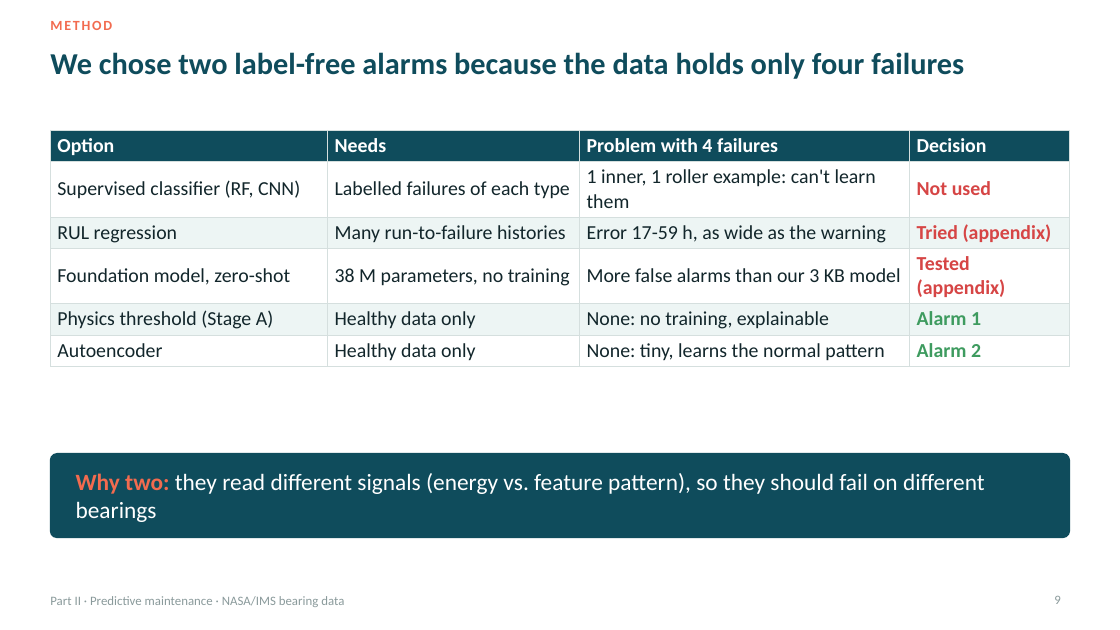
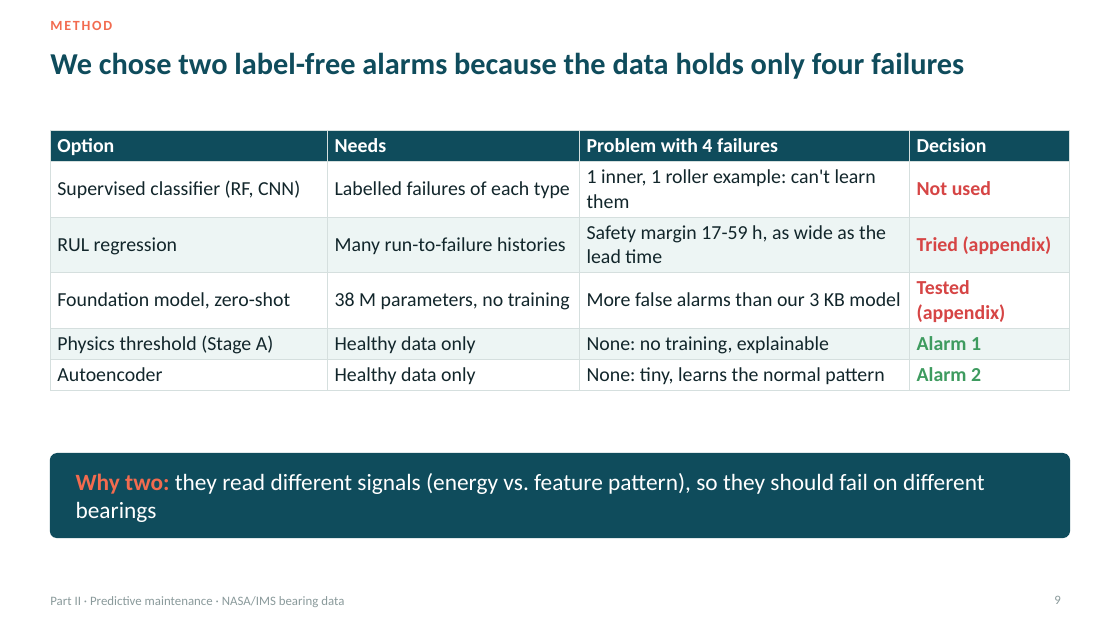
Before and after one commit to Adrian-Jotham/AISmartFactory, a slide deck: slide 9 of final.pptx. Drawn at 1120x630 pixels with LibreOffice and Linux fonts; fonts in the diff are those of the drawing. Boxes give left, top, right and bottom in pixels: in the first picture for what was removed or moved away, otherwise in the second. Text is boxed around its words. In the diff, an @@ line names an element or a change of style, - is before the commit and + after.

```diff
--- a/final.pptx
+++ b/final.pptx
@@ table at [50, 130, 1070, 389] @@
-row 3, column 3: Error 17-59 h, as wide as the warning
+row 3, column 3: Safety margin 17-59 h, as wide as the lead time
```
Also in this commit, not shown: 9 other slides changed, 1 other file.
